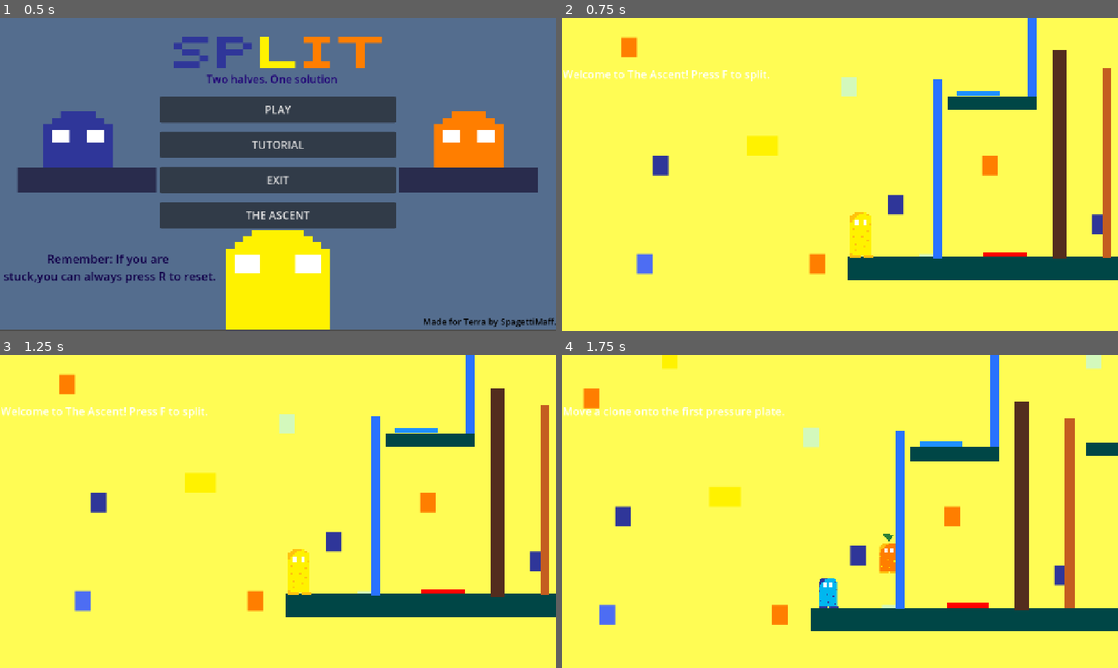
Above: before the commit, frames 1-4 (two rows, left to right).
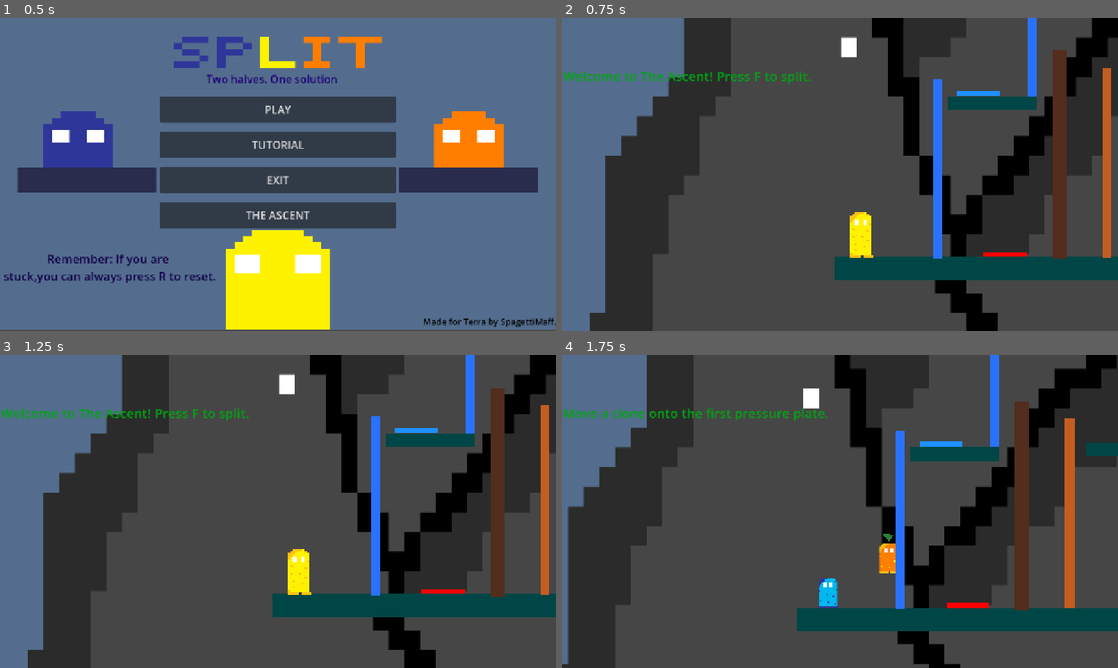
Above: after the commit, the same moments.

Repository: szilveszterbiro7/week4
Game: Godot game, scene res://Scenes/main_menu.tscn
Two runs of this game, one before a commit and one after it. Both use one fixed random seed, a clock stepped at 60 frames per second and the inputs below.
Inputs (mouse positions are in pixels of both pictures, inside the frame that each line leads up to):
- Up to frame 1 (0.5 s): no input
- Up to frame 2 (0.75 s): click "THE ASCENT" at 0.5 s
- Up to frame 3 (1.25 s): no input
- Up to frame 4 (1.75 s): tap F (split) at 1.25 s; move the mouse to (962, 495) at 1.27 s; hold D (right) from 1.28 s (still down); tap Tab (change_character) at 1.35 s; click (962, 495) at 1.42 s; tap Space (jump) at 1.52 s

Frame 1 is identical in both runs. In frame 2, 91% of the frame differs, in the area x 0-100%, y 0-100%; in frame 3, 91%; in frame 4, 90%.

Commit message:
Added all backgrounds

Diff:
--- a/week-4/Scenes/ascent1.tscn
+++ b/week-4/Scenes/ascent1.tscn
@@ -1,6 +1,7 @@
 [gd_scene format=3 uid="uid://fr0m02uipfos"]
 
 [ext_resource type="Script" uid="uid://1bo1w0py6pdf" path="res://Scenes/ascent_tut.gd" id="1_45538"]
+[ext_resource type="Texture2D" uid="uid://cj6ioalyj62l0" path="res://Assets/Background3.png" id="2_bc47j"]
 [ext_resource type="PackedScene" uid="uid://br1033xngyq1f" path="res://Scenes/player.tscn" id="2_uu4t1"]
 [ext_resource type="PackedScene" uid="uid://4is7qswmwhxo" path="res://Scenes/clone.tscn" id="3_bc47j"]
 [ext_resource type="Texture2D" uid="uid://5k2aqr88auh4" path="res://Assets/Clone2.png" id="4_l5r0f"]
@@ -9,14 +10,13 @@
 [ext_resource type="PackedScene" uid="uid://3xvfopas1u0d" path="res://Scenes/exit_gate.tscn" id="7_en62i"]
 [ext_resource type="PackedScene" uid="uid://cbv8867hmqccs" path="res://Scenes/main_menu.tscn" id="8_45538"]
 [ext_resource type="Script" uid="uid://j0qgvywt8a45" path="res://Scenes/tutorial_ui.gd" id="9_uu4t1"]
-[ext_resource type="Texture2D" uid="uid://o3umybgca71y" path="res://Assets/Background.png" id="10_bc47j"]
 
 [sub_resource type="RectangleShape2D" id="RectangleShape2D_ce5me"]
 size = Vector2(43.859375, 2.203125)
 
 [sub_resource type="SegmentShape2D" id="SegmentShape2D_ce5me"]
 a = Vector2(1285, 764)
-b = Vector2(1285, 4)
+b = Vector2(1285, -599)
 
 [sub_resource type="RectangleShape2D" id="RectangleShape2D_2tox5"]
 size = Vector2(26, 546)
@@ -32,7 +32,7 @@
 offset_top = -950.0
 offset_right = 2056.0
 offset_bottom = 861.0
-texture = ExtResource("10_bc47j")
+texture = ExtResource("2_bc47j")
 
 [node name="Ground" type="StaticBody2D" parent="." unique_id=355745800]
 position = Vector2(320, 320)
@@ -43,9 +43,9 @@
 shape = SubResource("RectangleShape2D_ce5me")
 
 [node name="ColorRect" type="ColorRect" parent="Ground" unique_id=1320071082]
-offset_left = -319.0
+offset_left = -359.0
 offset_top = 322.0
-offset_right = 1081.0
+offset_right = 1191.0
 offset_bottom = 390.0
 color = Color(0, 0.27358776, 0.27511105, 1)
 
@@ -220,6 +220,7 @@
 offset_top = 112.0
 offset_right = 538.0
 offset_bottom = 247.0
-theme_override_font_sizes/font_size = 25
+theme_override_colors/font_color = Color(0, 0.646793, 0.07445126, 1)
+theme_override_font_sizes/font_size = 30
 
 [editable path="Clone2"]
--- a/week-4/Scenes/exit_gate.tscn
+++ b/week-4/Scenes/exit_gate.tscn
@@ -19,7 +19,7 @@
 offset_top = 143.0
 offset_right = 169.0
 offset_bottom = 180.0
-theme_override_colors/font_color = Color(2.5870278e-07, 0.2036441, 0.07257152, 1)
+theme_override_colors/font_color = Color(3.3691526e-06, 0.5177499, 0.23148349, 1)
 theme_override_font_sizes/font_size = 27
 text = "EXIT"
 horizontal_alignment = 1
--- a/week-4/Scenes/level4.tscn
+++ b/week-4/Scenes/level4.tscn
@@ -118,7 +118,7 @@
 next_scene = ExtResource("8_7u67b")
 
 [node name="TimedPlate" parent="." unique_id=1516984929 node_paths=PackedStringArray("door") instance=ExtResource("9_7u67b")]
-position = Vector2(-1019, 203)
+position = Vector2(-1019, 206)
 door = NodePath("../Door")
 duration = 6.0
 
@@ -271,12 +271,12 @@
 color = Color(0.13425371, 0, 0.94271684, 0.28627452)
 
 [node name="TimedPlate2" parent="." unique_id=661485161 node_paths=PackedStringArray("door") instance=ExtResource("9_7u67b")]
-position = Vector2(524, 79)
+position = Vector2(524, 81)
 door = NodePath("../Door2")
 duration = 1.0
 
 [node name="TimedPlate3" parent="." unique_id=842273294 node_paths=PackedStringArray("door") instance=ExtResource("9_7u67b")]
-position = Vector2(589, 509)
+position = Vector2(589, 511)
 door = NodePath("../Door3")
 duration = 1.0
 
Binary file added: week-4/Assets/Background3.png
Not shown, added: week-4/Assets/Background3.png.import
